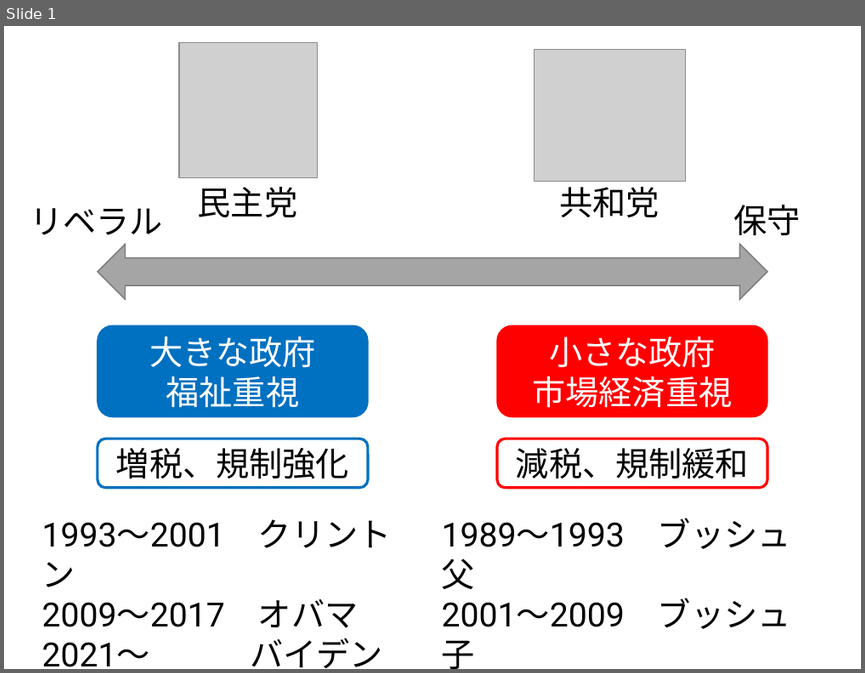
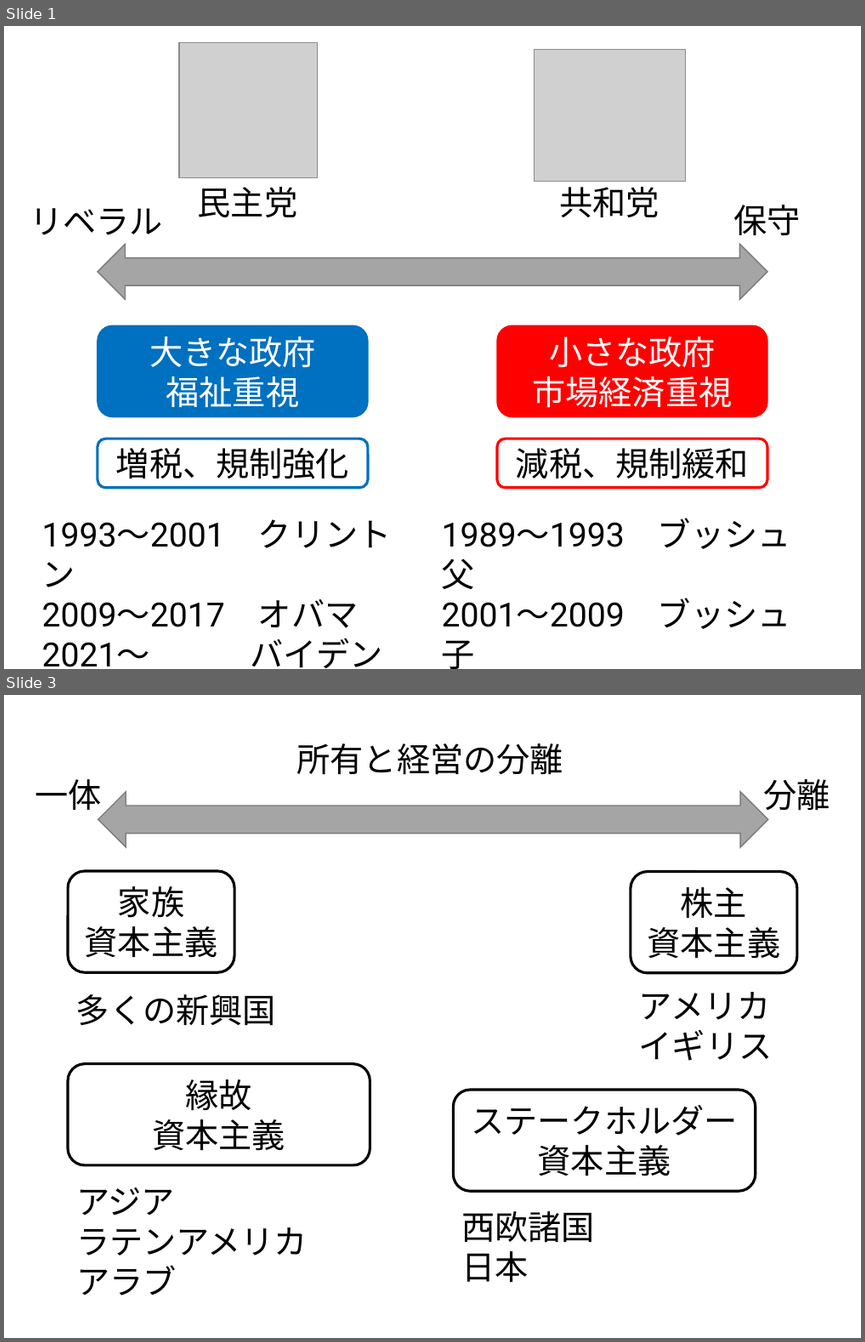
Before and after one commit to takaozinho/takaozinho.github.io, a slide deck: 図.pptx. Shown one above the other, each under a label of ours: slide 1 before the commit, slides 1 and 3 after it; the slides between them are not shown. The pictures are 865x673 and 865x1342 pixels, drawn with LibreOffice and Linux fonts; fonts in the diff are those of the drawing; grey boxes stand for pictures. Boxes give left, top, right and bottom in pixels: in the first picture for what was removed or moved away, otherwise in the second. Text is boxed around its words. In the diff, an @@ line names an element or a change of style, - is before the commit and + after.

```diff
--- a/図.pptx
+++ b/図.pptx
@@ slide 3 added at [4, 695, 861, 1338], background #FFFFFF @@
@@ text added at [297, 743, 563, 775], 28 pt, text #000000 @@
+所有と経営の分離
@@ text added at [35, 779, 101, 817], 28 pt, text #000000 @@
+一体
@@ left right arrow added at [98, 792, 768, 847], fill #A5A5A5, outline #7A7A7A 1 pt @@
@@ text added at [764, 779, 830, 817], 28 pt, text #000000 @@
+分離
@@ rounded rectangle added at [68, 871, 234, 972], outline #000000 2.25 pt, 28 pt, text #000000 @@
+家族
+資本主義
@@ rounded rectangle added at [630, 872, 796, 973], outline #000000 2.25 pt, 28 pt, text #000000 @@
+株主
+資本主義
@@ text added at [76, 994, 276, 1025], 28 pt, text #000000 @@
+多くの新興国
@@ text added at [639, 992, 772, 1061], 28 pt, text #000000 @@
+アメリカ
+イギリス
@@ rounded rectangle added at [68, 1063, 370, 1164], outline #000000 2.25 pt, 28 pt, text #000000 @@
+縁故
+資本主義
@@ rounded rectangle added at [453, 1089, 755, 1191], outline #000000 2.25 pt, 28 pt, text #000000 @@
+ステークホルダー
+資本主義
@@ text added at [76, 1187, 307, 1295], 28 pt, text #000000 @@
+アジア
+ラテンアメリカ
+アラブ
@@ text added at [461, 1211, 595, 1281], 28 pt, text #000000 @@
+西欧諸国
+日本
```
Also in this commit, not shown: 1 other slide added, 12 other files.
